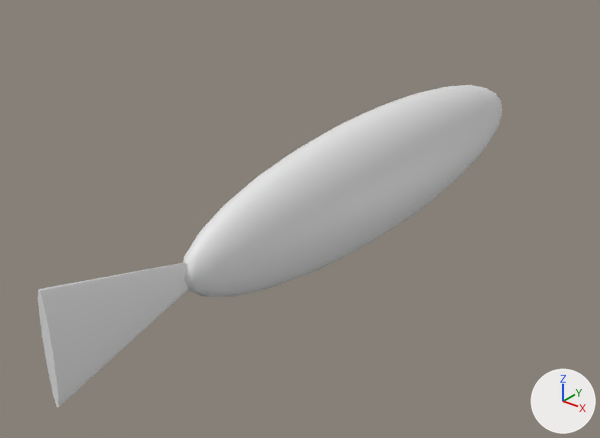
What one commit did to the glTF model Projects/Game/Resources/Fish/Fish.gltf.
Both versions are drawn from a 50 mm camera at (4.86, -7.48, 3.72) aimed at (-0.6, -0.65, -0.51). The axes (+X, +Y, +Z) are drawn at lower right. The lights are the same throughout. Vertices at the same position are counted once.

The scene before the commit, as lines of its bpy script (objects in view):
```python
me_球_001 = bpy.data.meshes.new('球.001')
me_球_001.from_pydata(...)  # a UV sphere (32 segments, 16 rings, poles along z) spanning x -1.0..1.0, y -1.0..1.0, z -1.0..1.0; a 32-sided cone pointing to +y spanning x -0.13..0.13, y -1.46..-0.81, z -0.72..0.72
ob_球 = bpy.data.objects.new('球', me_球_001)
ob_球.location = (0.0, 0.0, 0.0)
ob_球.scale = (0.438, 3.09, 0.77)
```
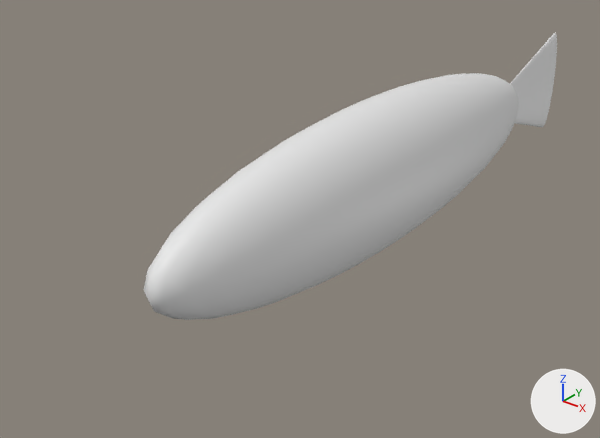
What changed in the scene script:
```text
Change me_球_001:
    where me_球_001.from_pydata(...)  # 515 vertices, 1022 faces; spans x -1.0..1.0, y -1.46..1.0, z -1.0..1.0
    used by ob_球; location = (0.0, 0.0, 0.0); scale = (0.438, 3.09, 0.77)
    me_球_001 part 1: the loose piece of 33 vertices spanning x -0.13..0.13, y -1.46..-0.81, z -0.72..0.72 is scaled about its middle by (1.06, -0.999, -1.19), then moved by (0.0, 2.18, 0.0)
Change ob_球:
    ob_球.scale: (0.438, 3.09, 0.77) -> (0.623, 3.51, 0.897)
```

Where the change shows, as pixel boxes [x1, y1, x2, y2] in the pictures (600 x 438 px; the box of a moved part takes in the faces that stretch with it):
'球', reshaped, rescaled (11% narrower, 11% shorter)
    before: [38, 85, 502, 408]
    after: [144, 33, 557, 320]
part 1 of me_球_001, moved or reshaped
    before: [38, 262, 188, 408]
    after: [510, 33, 557, 127]
